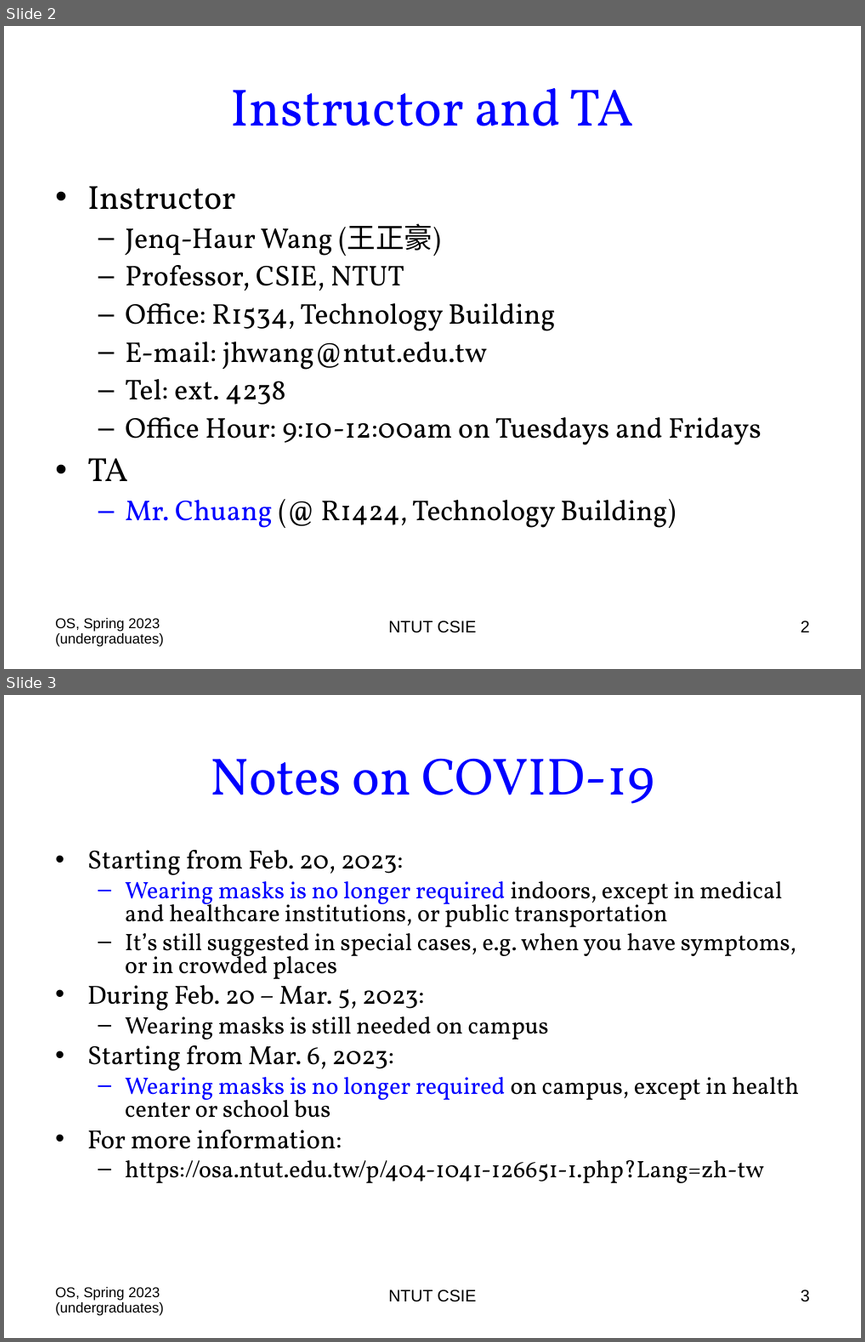
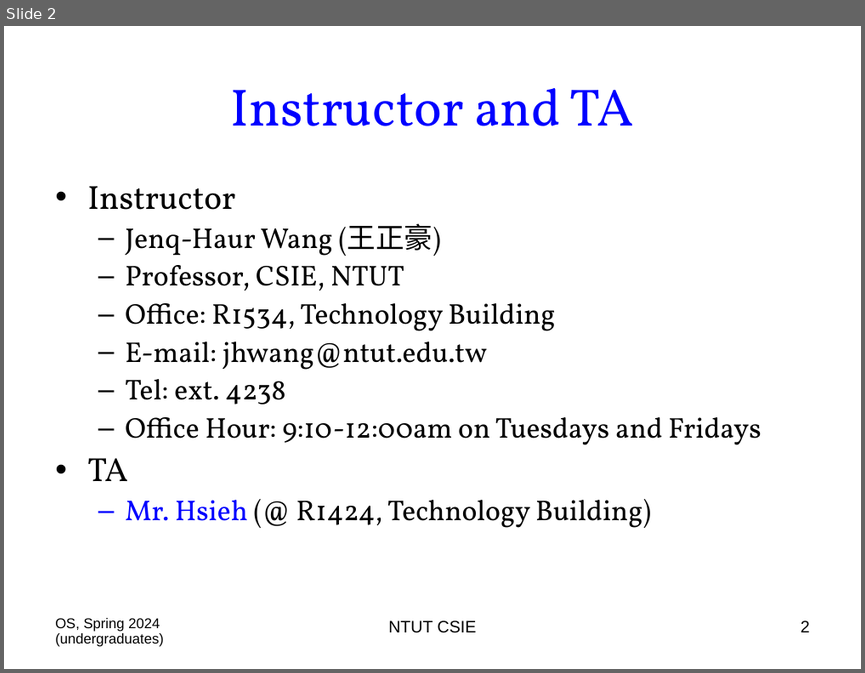
Before and after one commit to chriswjh/chriswjh.github.io, a slide deck: OSu/00-Overview.ppt. Shown one above the other, each under a label of ours: slides 2 and 3 before the commit, slide 2 after it. The pictures are 865x1342 and 865x673 pixels, drawn with LibreOffice and Linux fonts; fonts in the diff are those of the drawing. Boxes give left, top, right and bottom in pixels: in the first picture for what was removed or moved away, otherwise in the second. Text is boxed around its words. In the diff, an @@ line names an element or a change of style, - is before the commit and + after.

```diff
--- a/OSu/00-Overview.ppt
+++ b/OSu/00-Overview.ppt
@@ slide 3 removed at (4, 695, 861, 1338), background #FFFFFF @@
@@ title removed at (210, 758, 655, 804) @@
-Notes on COVID-19
@@ text removed at (87, 850, 799, 1183) @@
-• Starting from Feb. 20, 2023:
-  – Wearing masks is no longer required indoors, except in medical and healthcare institutions, or public transportation
-  – It’s still suggested in special cases, e.g. when you have symptoms, or in crowded places
-• During Feb. 20 – Mar. 5, 2023:
-  – Wearing masks is still needed on campus
-• Starting from Mar. 6, 2023:
-  – Wearing masks is no longer required on campus, except in health center or school bus
-• For more information:
-  – https://osa.ntut.edu.tw/p/404-1041-126651-1.php?Lang=zh-tw
@@ text removed at (55, 1287, 164, 1315) @@
-OS, Spring 2023 (undergraduates)
@@ text removed at (388, 1289, 477, 1302) @@
-NTUT CSIE
@@ page number removed at (800, 1289, 810, 1302) @@
-3
@@ slide 2 changed as well @@
@@ text at (125, 499, 651, 528): text changed @@
-  – Mr. Chuang (@ R1424, Technology Building)
+  – Mr. Hsieh (@ R1424, Technology Building)
@@ text at (55, 618, 164, 646): text changed @@
-OS, Spring 2023 (undergraduates)
+OS, Spring 2024 (undergraduates)
```
Also in this commit, not shown: 23 other slides changed.
